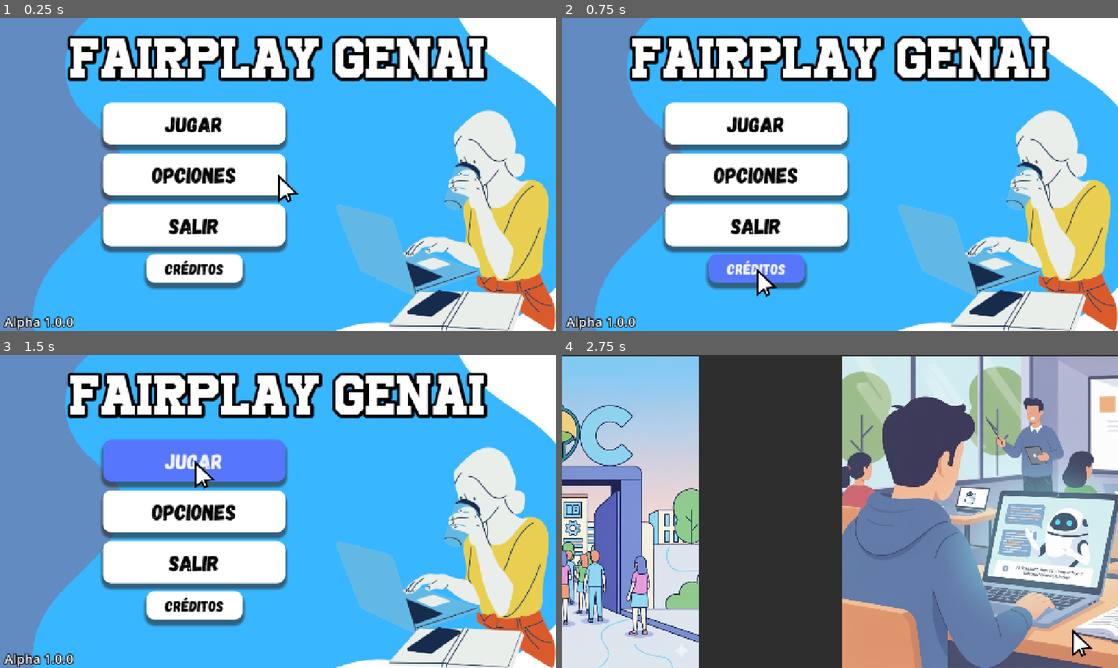
Above: before the commit, frames 1-4 (two rows, left to right).
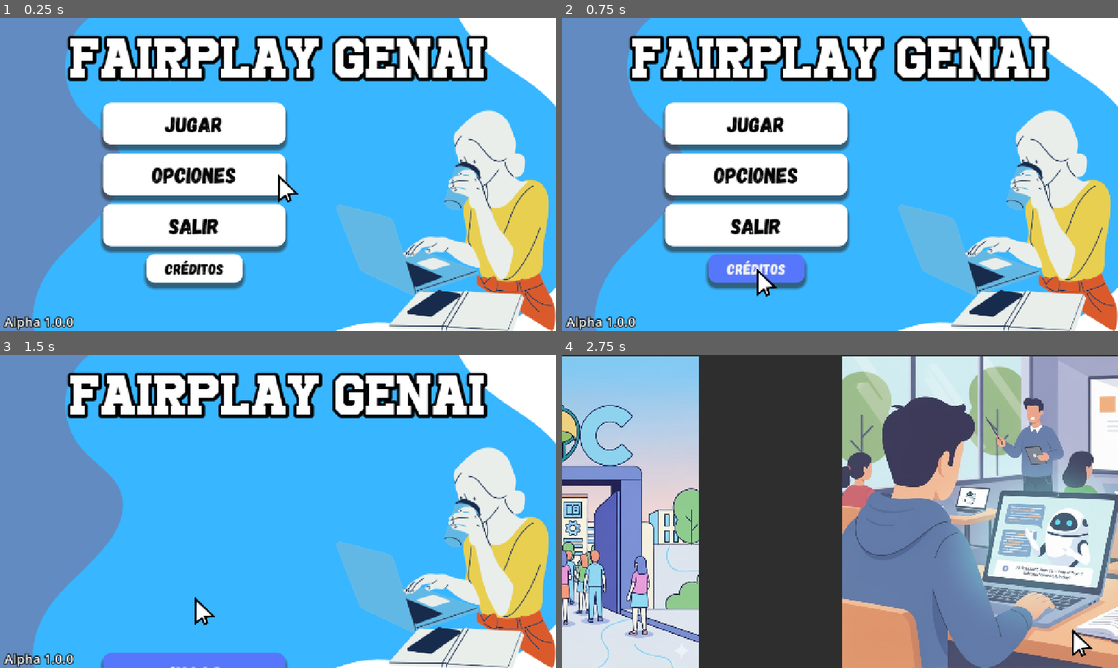
Above: after the commit, the same moments.

Repository: pperezsilva/FairPlayGenAi
Game: Godot game, scene res://escenas/menu.tscn
Same seed, same stepped clock (60 frames per second), same inputs: the game is played once before the commit and once after it. Sound files missing from this copy of the repository are replaced by a short silence.
Inputs (mouse positions are in pixels of both pictures, inside the frame that each line leads up to):
- Up to frame 1 (0.25 s): no input
- Up to frame 2 (0.75 s): click "Créditos" at 0.5 s
- Up to frame 3 (1.5 s): click "Jugar" at 1.25 s
- Up to frame 4 (2.75 s): click (1073, 630) at 2 s

The runs differ from the first frame. In frame 3, 19% of the frame differs, in the area x 18-52%, y 26-100%; in frame 4, nothing differs.

Commit message:
Implementacion de Creditos en el menu

Diff:
--- a/escenas/menu.tscn
+++ b/escenas/menu.tscn
@@ -10,6 +10,28 @@
 
 [sub_resource type="StyleBoxTexture" id="StyleBoxTexture_d7r87"]
 texture = ExtResource("1_2owot")
+
+[sub_resource type="StyleBoxTexture" id="StyleBoxTexture_xqndx"]
+
+[sub_resource type="StyleBoxFlat" id="StyleBoxFlat_xqndx"]
+bg_color = Color(1, 1, 1, 1)
+border_width_bottom = 10
+corner_radius_top_left = 10
+corner_radius_top_right = 10
+corner_radius_bottom_right = 10
+corner_radius_bottom_left = 10
+shadow_offset = Vector2(0, 5)
+
+[sub_resource type="StyleBoxFlat" id="StyleBoxFlat_yb3qj"]
+bg_color = Color(0.34117648, 0.46666667, 0.9843137, 1)
+border_width_bottom = 10
+border_color = Color(0.21960784, 0.38039216, 0.9843137, 1)
+corner_radius_top_left = 10
+corner_radius_top_right = 10
+corner_radius_bottom_right = 10
+corner_radius_bottom_left = 10
+
+[sub_resource type="StyleBoxEmpty" id="StyleBoxEmpty_xqndx"]
 
 [sub_resource type="StyleBoxFlat" id="StyleBoxFlat_2owot"]
 bg_color = Color(1, 1, 1, 1)
@@ -45,6 +67,66 @@
 
 [sub_resource type="StyleBoxEmpty" id="StyleBoxEmpty_6cq3m"]
 
+[sub_resource type="Animation" id="Animation_yb3qj"]
+resource_name = "opcionesAbajo"
+tracks/0/type = "value"
+tracks/0/imported = false
+tracks/0/enabled = true
+tracks/0/path = NodePath("VBoxContainer:position")
+tracks/0/interp = 1
+tracks/0/loop_wrap = true
+tracks/0/keys = {
+"times": PackedFloat32Array(0, 1),
+"transitions": PackedFloat32Array(1, 1),
+"update": 0,
+"values": [Vector2(237.39993, 194.57999), Vector2(237.4, 894.58)]
+}
+tracks/1/type = "value"
+tracks/1/imported = false
+tracks/1/enabled = true
+tracks/1/path = NodePath("btnCreditos:position")
+tracks/1/interp = 1
+tracks/1/loop_wrap = true
+tracks/1/keys = {
+"times": PackedFloat32Array(0, 1),
+"transitions": PackedFloat32Array(1, 1),
+"update": 0,
+"values": [Vector2(336.9439, 543.032), Vector2(336.944, 1243.032)]
+}
+
+[sub_resource type="Animation" id="Animation_4gv4q"]
+length = 0.001
+tracks/0/type = "value"
+tracks/0/imported = false
+tracks/0/enabled = true
+tracks/0/path = NodePath("VBoxContainer:position")
+tracks/0/interp = 1
+tracks/0/loop_wrap = true
+tracks/0/keys = {
+"times": PackedFloat32Array(0),
+"transitions": PackedFloat32Array(1),
+"update": 0,
+"values": [Vector2(237.39993, 194.57999)]
+}
+tracks/1/type = "value"
+tracks/1/imported = false
+tracks/1/enabled = true
+tracks/1/path = NodePath("btnCreditos:position")
+tracks/1/interp = 1
+tracks/1/loop_wrap = true
+tracks/1/keys = {
+"times": PackedFloat32Array(0),
+"transitions": PackedFloat32Array(1),
+"update": 0,
+"values": [Vector2(336.9439, 543.032)]
+}
+
+[sub_resource type="AnimationLibrary" id="AnimationLibrary_8jdmi"]
+_data = {
+&"RESET": SubResource("Animation_4gv4q"),
+&"opcionesAbajo": SubResource("Animation_yb3qj")
+}
+
 [node name="Menu" type="Control"]
 process_mode = 3
 layout_mode = 3
@@ -63,6 +145,61 @@
 grow_horizontal = 2
 grow_vertical = 2
 theme_override_styles/panel = SubResource("StyleBoxTexture_d7r87")
+
+[node name="PanelCreditos" type="Panel" parent="."]
+visible = false
+layout_mode = 1
+anchors_preset = 15
+anchor_right = 1.0
+anchor_bottom = 1.0
+grow_horizontal = 2
+grow_vertical = 2
+
+[node name="Label" type="Label" parent="PanelCreditos"]
+layout_mode = 1
+anchors_preset = 4
+anchor_top = 0.5
+anchor_bottom = 0.5
+offset_left = 83.0
+offset_top = -102.0
+offset_right = 971.0
+offset_bottom = 95.0
+grow_vertical = 2
+theme_override_colors/font_color = Color(1, 1, 1, 1)
+theme_override_colors/font_outline_color = Color(1, 1, 1, 1)
+theme_override_fonts/font = ExtResource("2_6cq3m")
+theme_override_font_sizes/font_size = 30
+theme_override_styles/normal = SubResource("StyleBoxTexture_xqndx")
+text = "Juego creado por:
+Pedro Antonio Pérez Silva & Alejandro Zahid Rodriguez Calvario
+
+Asesor del Proyecto:
+MTRO. MIGUEL ÁNGEL RODRÍGUEZ ORTIZ
+
+Coasesor:
+DR. PEDRO CÉSAR SANTANA MANCILLA
+"
+
+[node name="Button" type="Button" parent="PanelCreditos"]
+layout_mode = 1
+anchors_preset = 7
+anchor_left = 0.5
+anchor_top = 1.0
+anchor_right = 0.5
+anchor_bottom = 1.0
+offset_left = -312.0
+offset_top = -180.0
+offset_right = -76.0
+offset_bottom = -96.0
+grow_horizontal = 2
+grow_vertical = 0
+theme_override_colors/font_color = Color(0, 0, 0, 1)
+theme_override_fonts/font = ExtResource("3_5t3kx")
+theme_override_font_sizes/font_size = 30
+theme_override_styles/normal = SubResource("StyleBoxFlat_xqndx")
+theme_override_styles/hover = SubResource("StyleBoxFlat_yb3qj")
+theme_override_styles/focus = SubResource("StyleBoxEmpty_xqndx")
+text = "Ok"
 
 [node name="VBoxContainer" type="VBoxContainer" parent="."]
 layout_mode = 1
@@ -73,8 +210,8 @@
 anchor_bottom = 0.5
 offset_left = -210.60007
 offset_top = -165.42001
-offset_right = 210.38272
-offset_bottom = 165.07999
+offset_right = 210.38263
+offset_bottom = 165.07983
 grow_horizontal = 2
 grow_vertical = 2
 theme_override_constants/separation = 20
@@ -128,8 +265,8 @@
 anchor_bottom = 0.8
 offset_left = -111.05609
 offset_top = -32.968018
-offset_right = 110.88385
-offset_bottom = 33.039978
+offset_right = 110.88367
+offset_bottom = 33.04004
 grow_horizontal = 2
 grow_vertical = 2
 size_flags_vertical = 3
@@ -196,7 +333,14 @@
 visible = false
 layout_mode = 1
 
+[node name="AnimationActivarCreditos" type="AnimationPlayer" parent="."]
+libraries = {
+&"": SubResource("AnimationLibrary_8jdmi")
+}
+
+[connection signal="pressed" from="PanelCreditos/Button" to="." method="_on_button_pressed"]
 [connection signal="pressed" from="VBoxContainer/btnJugar" to="." method="_on_btn_jugar_pressed"]
 [connection signal="pressed" from="VBoxContainer/btnOpciones" to="." method="_on_btn_opciones_pressed"]
 [connection signal="pressed" from="VBoxContainer/btnSalir" to="." method="_on_btn_salir_pressed"]
 [connection signal="pressed" from="btnCreditos" to="." method="_on_btn_creditos_pressed"]
+[connection signal="animation_finished" from="AnimationActivarCreditos" to="." method="_on_animation_activar_creditos_animation_finished"]
--- a/scripts/menu.gd
+++ b/scripts/menu.gd
@@ -3,6 +3,7 @@
 @onready var click: AudioStreamPlayer = $sndClick
 @onready var confirmar_salir = $ConfirmacionSalir
 
+var mostrar_creditos := false
 
 # Called when the node enters the scene tree for the first time.
 func _ready() -> void:
@@ -34,6 +35,8 @@
 	print("Creditos seleccionado")
 	click.play(0.4)
 	await get_tree().create_timer(0.2).timeout# Esperar a reproducir sonido antes de ejecutar acción
+	mostrar_creditos = true
+	$AnimationActivarCreditos.play("opcionesAbajo")
 
 
 # --- Música del nivel ---
@@ -46,3 +49,16 @@
 # Función para repetir la música
 func _on_music_finished():
 	musica.play()
+
+
+func _on_animation_activar_creditos_animation_finished(anim_name: StringName) -> void:
+	if mostrar_creditos:
+		$PanelCreditos.show()
+
+
+func _on_button_pressed() -> void:
+	mostrar_creditos = false
+	click.play(0.4)
+	await get_tree().create_timer(0.2).timeout
+	$PanelCreditos.hide()
+	$AnimationActivarCreditos.play_backwards("opcionesAbajo")
Not shown: 1 places in escenas/menu.tscn that only renumber resources
